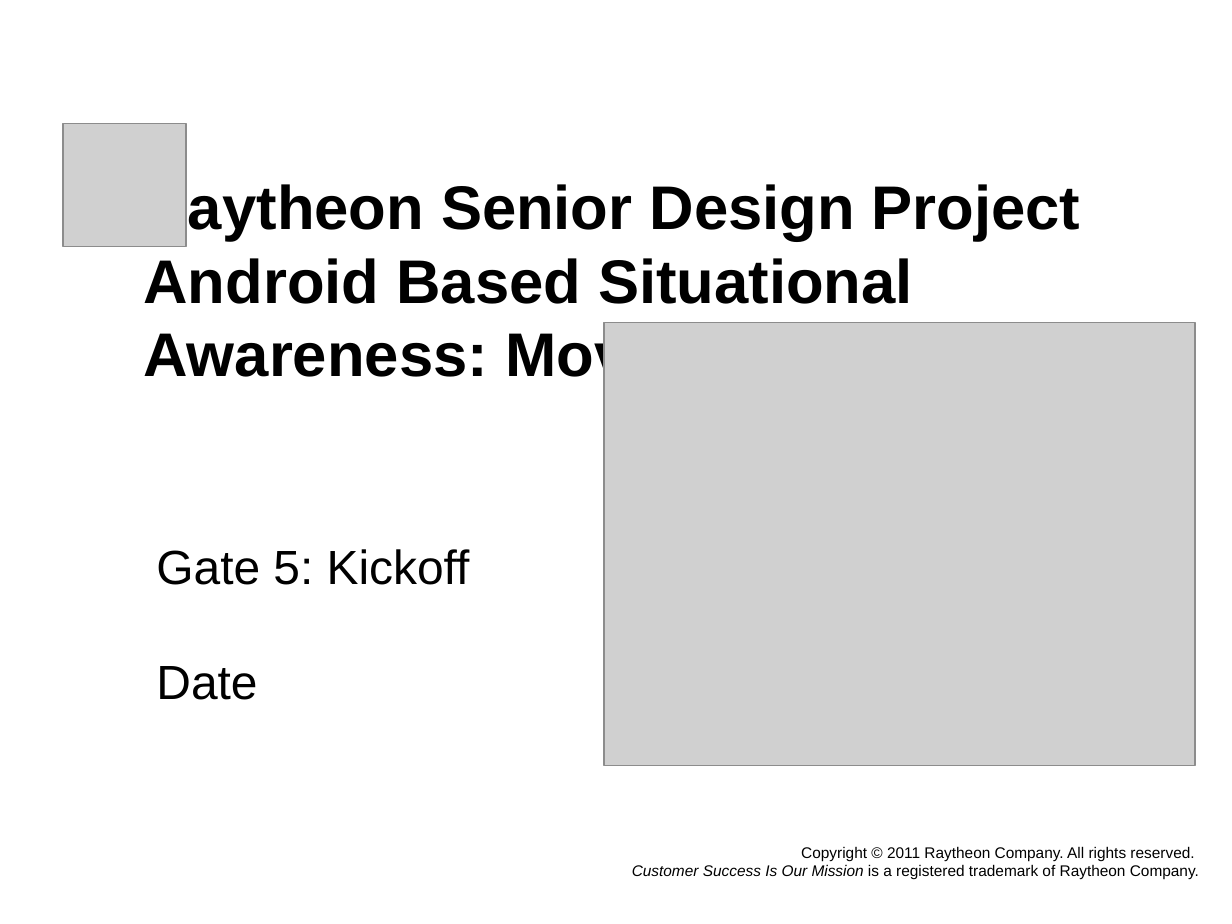
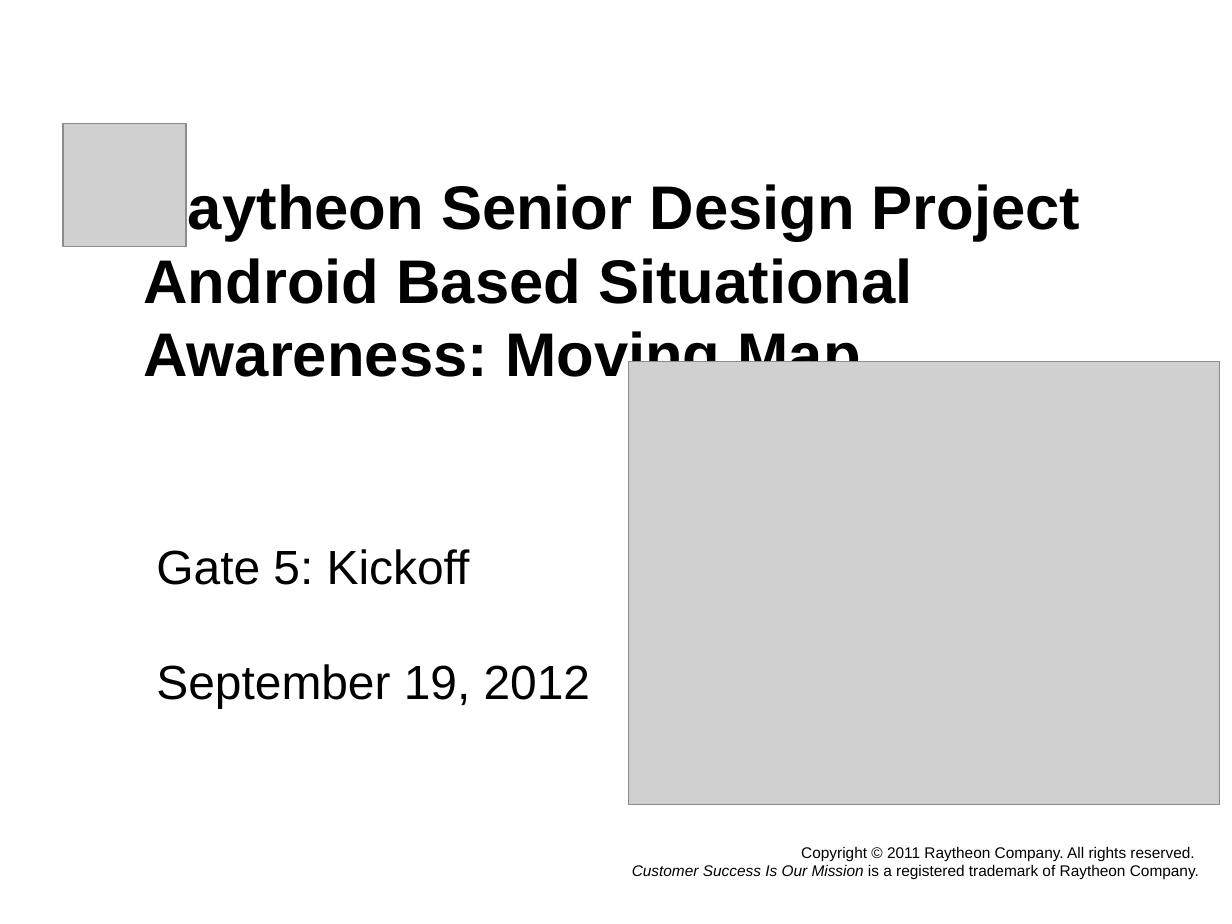
Before and after one commit to atniptw/Senior-Project, a slide deck: slide 1 of Documents/PowerPoints/Senior Design Project - Gate 5 1.0.pptx. Drawn at 1232x924 pixels with LibreOffice and Linux fonts; fonts in the diff are those of the drawing; grey boxes stand for pictures; background and template pictures are left out. Boxes give left, top, right and bottom in pixels: in the first picture for what was removed or moved away, otherwise in the second. Text is boxed around its words. In the diff, an @@ line names an element or a change of style, - is before the commit and + after.

```diff
--- a/Documents/PowerPoints/Senior Design Project - Gate 5 1.0.pptx
+++ b/Documents/PowerPoints/Senior Design Project - Gate 5 1.0.pptx
@@ picture: place and size @@
-picture at <box>604,323,1195,766</box>
+picture at <box>628,361,1220,804</box>
@@ text at <box>156,664,590,708</box>: text changed @@
-Date
+September 19, 2012
```
Also in this commit, not shown: 6 other slides changed, 4 slides removed, 7 other files.
